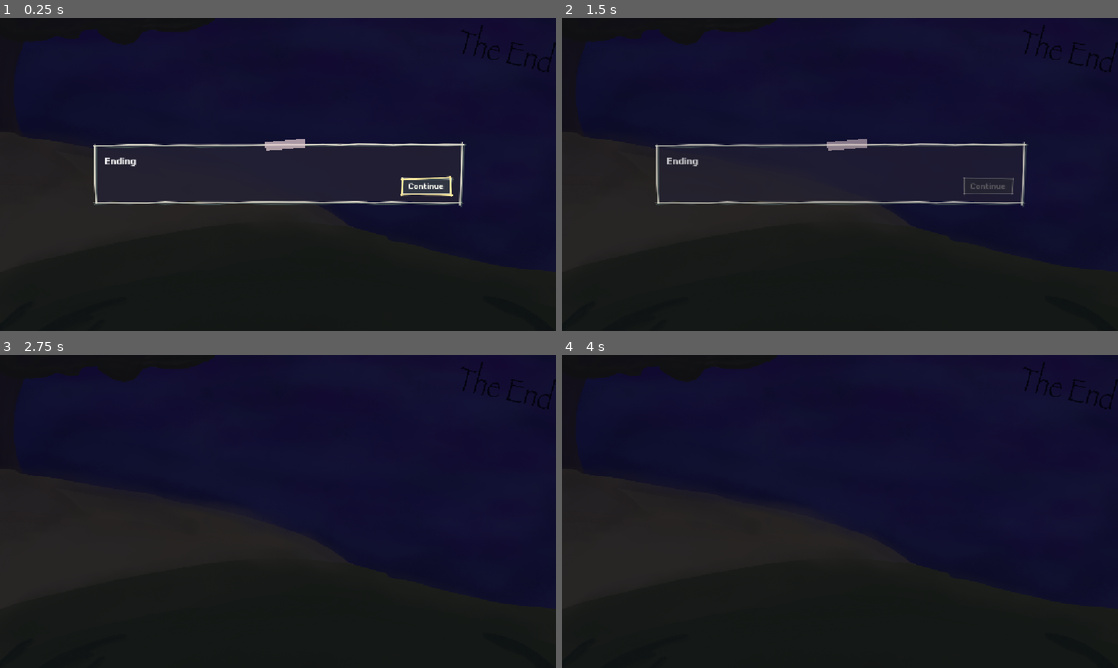
Above: before the commit, frames 1-4 (two rows, left to right).
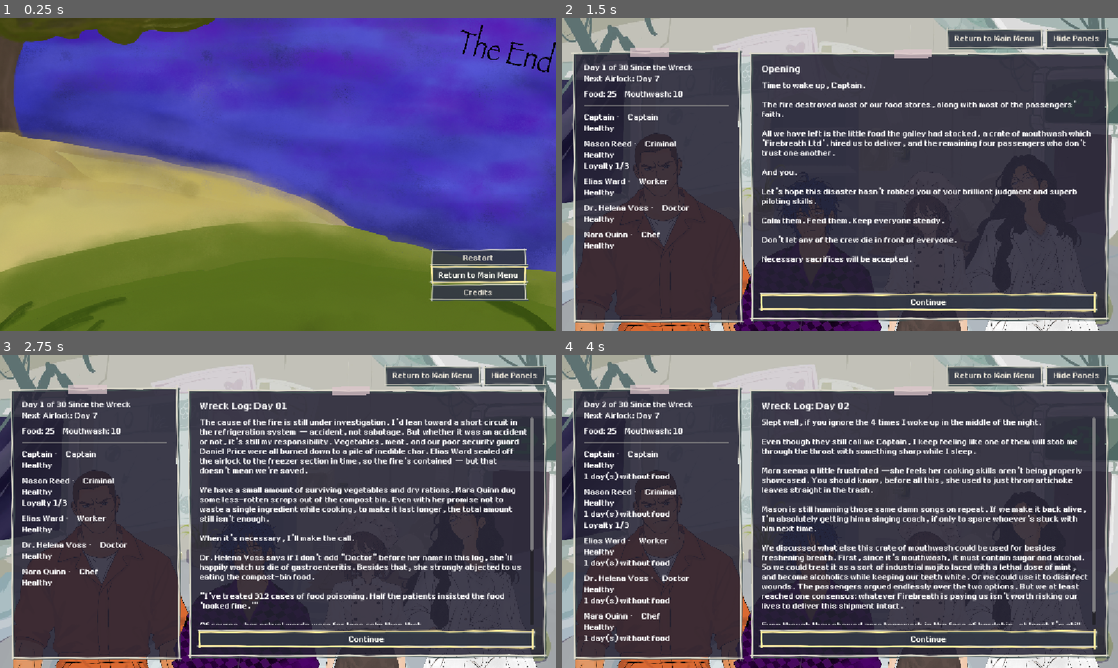
Above: after the commit, the same moments.

Repository: UnZzz/airlock
Game: Godot game, scene res://scene_system/EndScreen.tscn
Same seed, same stepped clock (60 frames per second), same inputs: the game is played once before the commit and once after it. This scene is started directly instead of the project's main scene.
Inputs (mouse positions are in pixels of both pictures, inside the frame that each line leads up to):
- Up to frame 1 (0.25 s): no input
- Up to frame 2 (1.5 s): click (1040, 259) at 0.5 s, where only the run after the commit has a clickable "Restart"; click (990, 187) at 1.25 s, where only the run before the commit has a clickable "Continue"
- Up to frame 3 (2.75 s): click (366, 639) at 2 s, where only the run after the commit has a clickable "Continue"
- Up to frame 4 (4 s): click (928, 639) at 2.75 s, where only the run after the commit has a clickable "Continue"; click (928, 639) at 3.5 s, where only the run after the commit has a clickable "Confirm Allocation"

The runs differ from the first frame. In frame 1, 100% of the frame differs, in the area x 0-100%, y 0-100%; in frame 2, 90%; in frame 3, 92%; in frame 4, 93%.

Commit message:
Fix event gating and credits screen
This change tightens event validation by preventing unavailable fixed events and invalid option selections, while rebuilding visible story options before finishing an event. It also corrects the sawdust meal event member targets, lowers starting food inventory, and updates the end screen to use a credits panel with language-aware button text and a proper back flow.

Diff:
--- a/event_system/event_manager.gd
+++ b/event_system/event_manager.gd
@@ -62,6 +62,8 @@
 		if fixed == null:
 			push_error("Missing fixed event: " + fixed_id)
 			return null
+		if not fixed.can_trigger():
+			return null
 		return fixed.duplicate() as BaseEvent
 	if randf() >= event_chance:
 		return null
@@ -87,6 +89,8 @@
 func choose(option: EventOption) -> void:
 	if current_event == null or current_event.is_finished:
 		return
+	if not current_event.current_options.has(option) or not option.is_visible():
+		return
 	current_event.choose(option)
 
 
--- a/event_system/events/event_option.gd
+++ b/event_system/events/event_option.gd
@@ -25,7 +25,11 @@
 
 
 func is_visible() -> bool:
-	return required_member == "" or Crew.is_on_board(required_member)
+	if required_member != "" and not Crew.is_on_board(required_member):
+		return false
+	if target_id != "" and not Crew.is_on_board(target_id):
+		return false
+	return injure_member == "" or Crew.is_on_board(injure_member)
 
 
 func can_afford() -> bool:
--- a/event_system/events/sawdust_meal_event.gd
+++ b/event_system/events/sawdust_meal_event.gd
@@ -20,9 +20,9 @@
 func _start() -> void:
 	pending_plan = ""
 	_show(story_text("description"), [
-		_option("option_elias", "elias"),
-		_option("option_voss", "voss"),
-		_option("option_nonsense", "nonsense"),
+		_option("option_elias", "elias", "elias"),
+		_option("option_voss", "voss", "helena"),
+		_option("option_nonsense", "nonsense", "mason"),
 	])
 
 
@@ -43,7 +43,7 @@
 	food.food_change = -compensation_food
 	var mouthwash : EventOption = _option("complaint_mouthwash", "pay")
 	mouthwash.mouthwash_change = -compensation_mouthwash
-	_show(story_text("complaint"), [food, mouthwash, _option("complaint_give_in", "elias")])
+	_show(story_text("complaint"), [food, mouthwash, _option("complaint_give_in", "elias", "elias")])
 
 
 func _elias_plan() -> void:
--- a/event_system/events/story_event.gd
+++ b/event_system/events/story_event.gd
@@ -19,8 +19,8 @@
 
 func _show(text: String, options_to_show: Array[EventOption]) -> void:
 	current_text = text
-	current_options = options_to_show
-	is_finished = options_to_show.is_empty()
+	current_options = build_options(options_to_show)
+	is_finished = current_options.is_empty()
 
 
 func _finish(text: String) -> void:
--- a/inventory_system/inventory.gd
+++ b/inventory_system/inventory.gd
@@ -3,7 +3,7 @@
 signal inventory_changed
 
 @export
-var food_count = 30
+var food_count = 25
 @export
 var bottle_of_mouthwash_count = 10
 
--- a/scene_system/EndScreen.tscn
+++ b/scene_system/EndScreen.tscn
@@ -75,7 +75,7 @@
 scale = Vector2(0.24103568, 0.28401428)
 texture = ExtResource("7_vfgwb")
 
-[node name="Dim" type="ColorRect" parent="."]
+[node name="Dim" type="ColorRect" parent="." unique_id=1512553762]
 visible = false
 anchors_preset = 15
 anchor_right = 1.0
@@ -97,34 +97,12 @@
 theme_override_constants/margin_bottom = 64
 script = ExtResource("1_x0sye")
 
-[node name="StoryPanel" type="PanelContainer" parent="Control"]
-custom_minimum_size = Vector2(760, 0)
-layout_mode = 2
-size_flags_horizontal = 4
-size_flags_vertical = 4
-
-[node name="Box" type="VBoxContainer" parent="Control/StoryPanel"]
-layout_mode = 2
-theme_override_constants/separation = 12
-
-[node name="Title" type="Label" parent="Control/StoryPanel/Box"]
-layout_mode = 2
-theme_override_font_sizes/font_size = 24
-
-[node name="Text" type="RichTextLabel" parent="Control/StoryPanel/Box"]
-layout_mode = 2
-scroll_active = true
-
-[node name="ContinueButton" type="Button" parent="Control/StoryPanel/Box"]
-layout_mode = 2
-size_flags_horizontal = 8
-
 [node name="Menu" type="VBoxContainer" parent="Control" unique_id=1662619736]
 layout_mode = 2
 size_flags_horizontal = 8
 size_flags_vertical = 8
 
-[node name="RestartButton" type="Button" parent="Control/Menu"]
+[node name="RestartButton" type="Button" parent="Control/Menu" unique_id=1803652307]
 layout_mode = 2
 
 [node name="BackMenuButton" type="Button" parent="Control/Menu" unique_id=1010677028]
@@ -132,3 +110,34 @@
 
 [node name="CreditButton" type="Button" parent="Control/Menu" unique_id=703541891]
 layout_mode = 2
+
+[node name="CreditsPanel" type="PanelContainer" parent="Control" unique_id=1626447082]
+visible = false
+layout_mode = 2
+size_flags_horizontal = 4
+size_flags_vertical = 4
+
+[node name="Box" type="VBoxContainer" parent="Control/CreditsPanel" unique_id=1985871164]
+layout_mode = 2
+theme_override_constants/separation = 20
+
+[node name="Title" type="Label" parent="Control/CreditsPanel/Box" unique_id=541160819]
+layout_mode = 2
+theme_override_font_sizes/font_size = 28
+text = "Credits"
+horizontal_alignment = 1
+
+[node name="Text" type="Label" parent="Control/CreditsPanel/Box" unique_id=75722991]
+layout_mode = 2
+text = "An nguyen - play test, coding
+Bella Xiao - art, play test, coding
+Yzchen Yang - video game writer
+Juhzhe Wu - play test, coding
+Aaron ShangGuan - music, art, coding
+Henry Yuan - coding, art, play test"
+horizontal_alignment = 1
+
+[node name="BackButton" type="Button" parent="Control/CreditsPanel/Box" unique_id=8942672]
+layout_mode = 2
+size_flags_horizontal = 4
+text = "Back"
--- a/scene_system/end_screen.gd
+++ b/scene_system/end_screen.gd
@@ -3,19 +3,15 @@
 const START_SCENE_PATH: String = "res://start/StartScreen.tscn"
 const GAME_SCENE_PATH: String = "res://main.tscn"
 
-@export var fade_in_time: float = 1.2
 @export var fade_out_time: float = 0.8
-@export var menu_delay: float = 2.0
-@export var max_story_height: float = 380.0
 
 @onready var menu = $Menu
 @onready var back_menu_button = $Menu/BackMenuButton
 @onready var credit_button = $Menu/CreditButton
 @onready var restart_button = $Menu/RestartButton
-@onready var story_panel = $StoryPanel
-@onready var story_title = $StoryPanel/Box/Title
-@onready var story_text = $StoryPanel/Box/Text
-@onready var continue_button = $StoryPanel/Box/ContinueButton
+@onready var credits_panel = $CreditsPanel
+@onready var credits_title = $CreditsPanel/Box/Title
+@onready var credits_back_button = $CreditsPanel/Box/BackButton
 @onready var dim: ColorRect = $"../Dim"
 @onready var crew_portraits: Dictionary = {
 	"mason": $"../TextureRect2",
@@ -35,63 +31,35 @@
 	EventManager.guest_changed.connect(func(_aboard: bool): _refresh_characters())
 	_refresh_characters()
 
-	back_menu_button.text = Journal.text("ui_return_menu")
-	credit_button.text = Journal.text("ui_credits")
-	restart_button.text = Journal.text("ui_restart")
-	story_title.text = Journal.text("ending_title")
-	story_text.text = GameFlow.get_ending_text()
-	continue_button.text = Journal.text("ui_continue")
+	Journal.language_changed.connect(_on_language_changed)
+	_refresh_text()
 
 	back_menu_button.pressed.connect(_on_back_menu)
 	credit_button.pressed.connect(_on_credit)
 	restart_button.pressed.connect(_on_restart)
-	continue_button.pressed.connect(_on_continue)
-
-	# Only hide the buttons/menu.
-	# Background stays visible.
-	menu.modulate.a = 0.0
-	menu.hide()
-	continue_button.grab_focus()
-	story_text.resized.connect(_fit_story)
-	_fit_story()
+	credits_back_button.pressed.connect(_on_credit_back)
+	credits_panel.hide()
+	dim.hide()
+	menu.show()
+	back_menu_button.grab_focus()
 
 
-func _fit_story() -> void:
-	var height: float = minf(story_text.get_content_height(), max_story_height)
-	if not is_equal_approx(story_text.custom_minimum_size.y, height):
-		story_text.custom_minimum_size.y = height
+func _on_language_changed(_language: String) -> void:
+	_refresh_text()
 
 
-func _on_continue() -> void:
-	continue_button.disabled = true
-	var story_tween: Tween = create_tween()
-	story_tween.tween_property(story_panel, "modulate:a", 0.0, fade_out_time)
-	await story_tween.finished
-	story_panel.hide()
-	menu.show()
-
-	# Wait 2 seconds
-	await get_tree().create_timer(menu_delay).timeout
-
-	# Fade only the buttons in
-	var tween: Tween = create_tween()
-
-	tween.tween_property(
-		menu,
-		"modulate:a",
-		1.0,
-		fade_in_time
-	)
-
-	await tween.finished
-
-	back_menu_button.grab_focus()
+func _refresh_text() -> void:
+	back_menu_button.text = Journal.text("ui_return_menu")
+	credit_button.text = Journal.text("ui_credits")
+	restart_button.text = Journal.text("ui_restart")
+	credits_title.text = Journal.text("ui_credits")
+	credits_back_button.text = Journal.text("ui_guide_back")
 
 
 func _refresh_characters() -> void:
 	remaining_character_count = 0
 	var survived: bool = GameFlow.ending_id == "survived"
-	dim.visible = not survived
+
 	for member_id in crew_portraits:
 		var member: CrewMember = Crew.get_member(member_id)
 		var portrait: TextureRect = crew_portraits[member_id]
@@ -137,4 +105,22 @@
 
 
 func _on_credit() -> void:
-	print("Credits pressed")
+	if leaving:
+		return
+	menu.hide()
+	dim.show()
+	credits_panel.show()
+	credits_back_button.grab_focus()
+
+
+func _on_credit_back() -> void:
+	credits_panel.hide()
+	dim.hide()
+	menu.show()
+	credit_button.grab_focus()
+
+
+func _unhandled_input(event: InputEvent) -> void:
+	if credits_panel.visible and event.is_action_pressed("ui_cancel"):
+		_on_credit_back()
+		get_viewport().set_input_as_handled()
--- a/story/system_text_en.json
+++ b/story/system_text_en.json
@@ -88,6 +88,7 @@
 	"event_sick": "{name} got sick.",
 	"journal_exiled_debt": "{name} left on the Firebreath ship to work off our debt. Let's hope they keep their word.",
 	"ui_language": "Language: English",
+	"ui_credits": "Credits",
 	"ui_return_menu": "Return to Main Menu",
 	"ui_return_menu_confirm": "Your progress in this run will not be saved when you return to the main menu. Return now?",
 	"ui_cancel": "Cancel",
--- a/ui/theme.tres
+++ b/ui/theme.tres
@@ -22,11 +22,14 @@
 [sub_resource type="StyleBox" id="StyleBox_button_focus"]
 resource_local_to_scene = false
 resource_name = ""
+content_margin_left = -1.0
+content_margin_top = -1.0
+content_margin_right = -1.0
+content_margin_bottom = -1.0
 script = ExtResource("2_sketch")
 fill_color = Color(0, 0, 0, 0)
 line_color = Color(1, 0.93, 0.62, 1)
 shade_color = Color(0, 0, 0, 0)
-line_width = 3.0
 wobble = 1.5
 overshoot = 4.0
 step = 24.0
Not shown: 1 places in ui/theme.tres that only renumber resources
